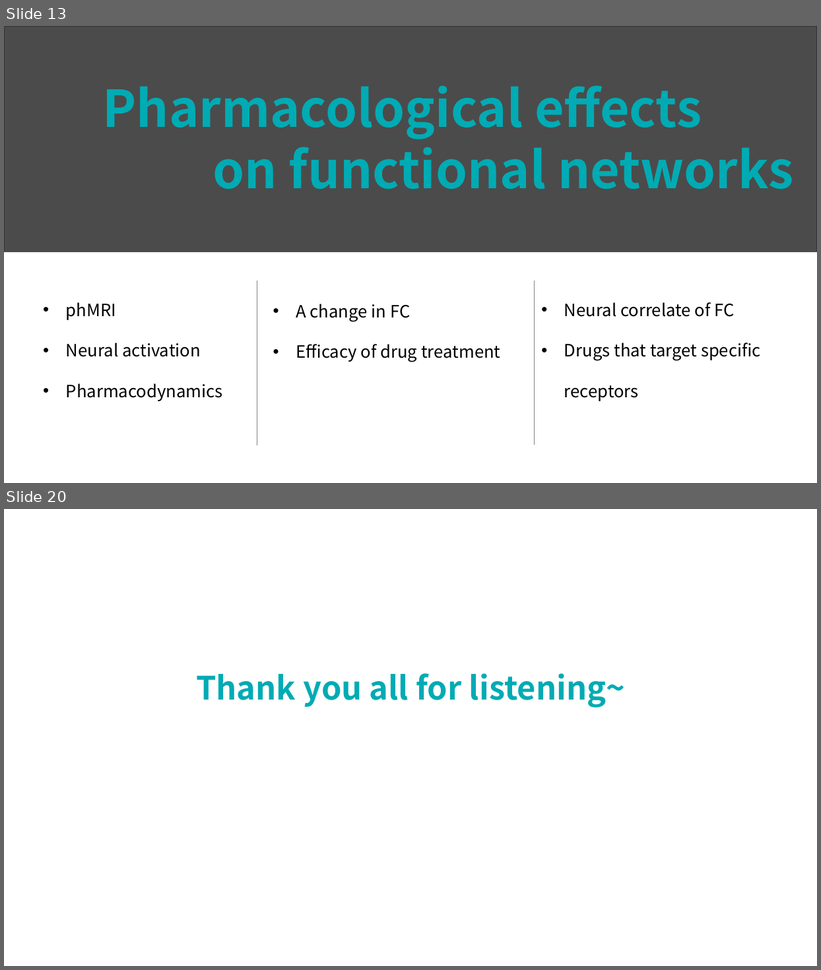
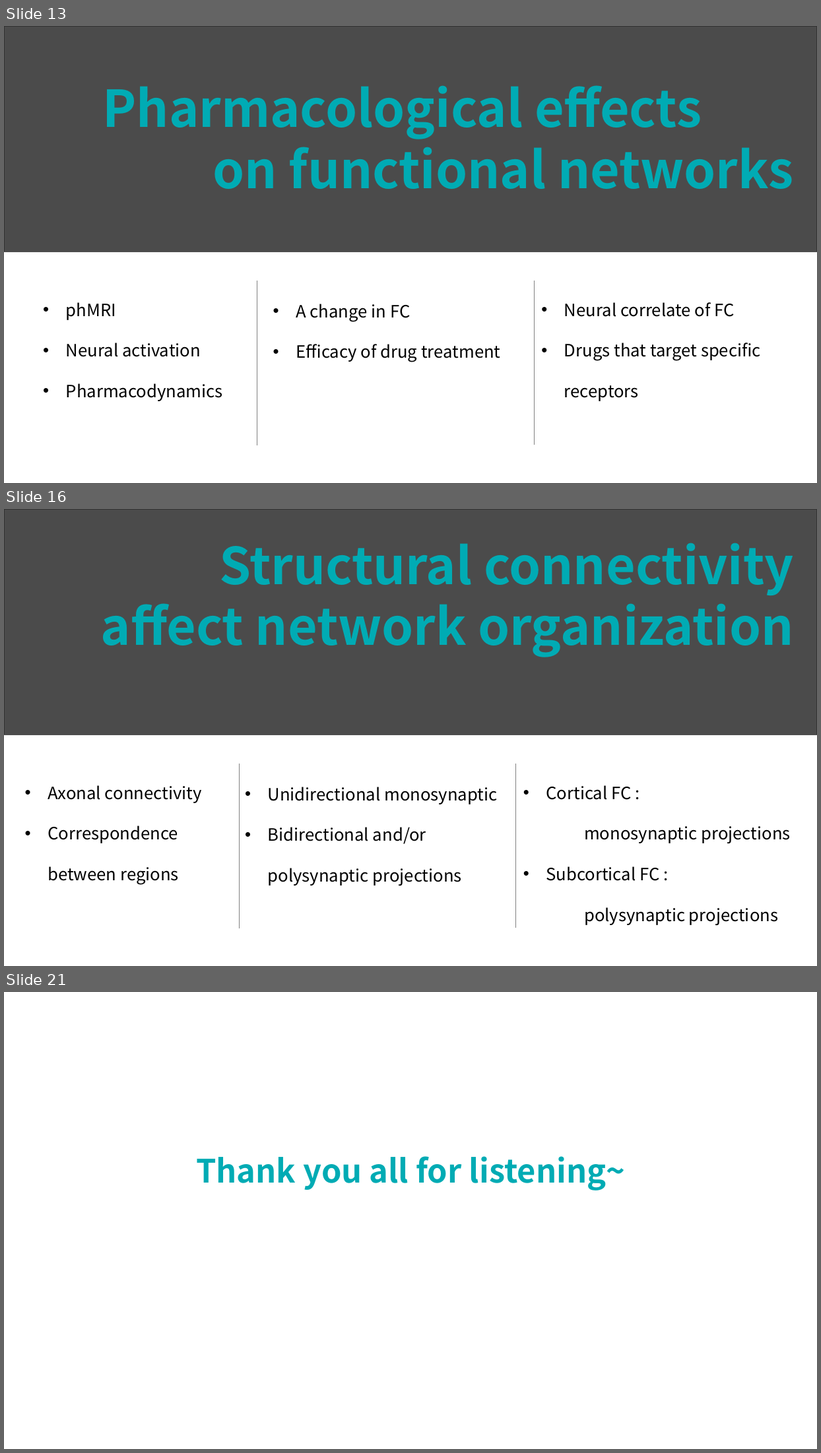
Before and after one commit to lsyoath/sheepy, a slide deck: Papers/啮齿类功能网络及扰动.pptx. Shown one above the other, each under a label of ours: slides 13 and 20 before the commit, slides 13, 16 and 21 after it; the slides between them are not shown. The pictures are 821x970 and 821x1453 pixels, drawn with LibreOffice and Linux fonts; fonts in the diff are those of the drawing; grey boxes stand for pictures. Boxes give left, top, right and bottom in pixels: in the first picture for what was removed or moved away, otherwise in the second. Text is boxed around its words. In the diff, an @@ line names an element or a change of style, - is before the commit and + after.

```diff
--- a/Papers/啮齿类功能网络及扰动.pptx
+++ b/Papers/啮齿类功能网络及扰动.pptx
@@ slide 16 added at (4, 509, 817, 966), background #FFFFFF @@
@@ picture added at (4, 509, 817, 735) @@
@@ rectangle added at (4, 509, 817, 735), fill #000000 at 64% opacity @@
@@ text added at (101, 543, 794, 657), 60 pt, text #00ABB4, bold @@
+Structural connectivity affect network organization
@@ line added from (239, 764) to (239, 929), #808080 0.5 pt @@
@@ line added from (516, 764) to (516, 928), #808080 0.5 pt @@
@@ text added at (48, 786, 202, 885), 20 pt, text #000000 @@
+  • Axonal connectivity
+  • Correspondence between regions
@@ text added at (546, 786, 790, 925), 20 pt, text #000000 @@
+• Cortical FC :
+monosynaptic projections
+• Subcortical FC :
+polysynaptic projections
@@ text added at (268, 787, 497, 887), 20 pt, text #000000 @@
+• Unidirectional monosynaptic
+• Bidirectional and/or polysynaptic projections
@@ what was slide 20 is now slide 21 @@
```
Also in this commit, not shown: 3 slides changed, 5 other slides added, 5 slides removed.
